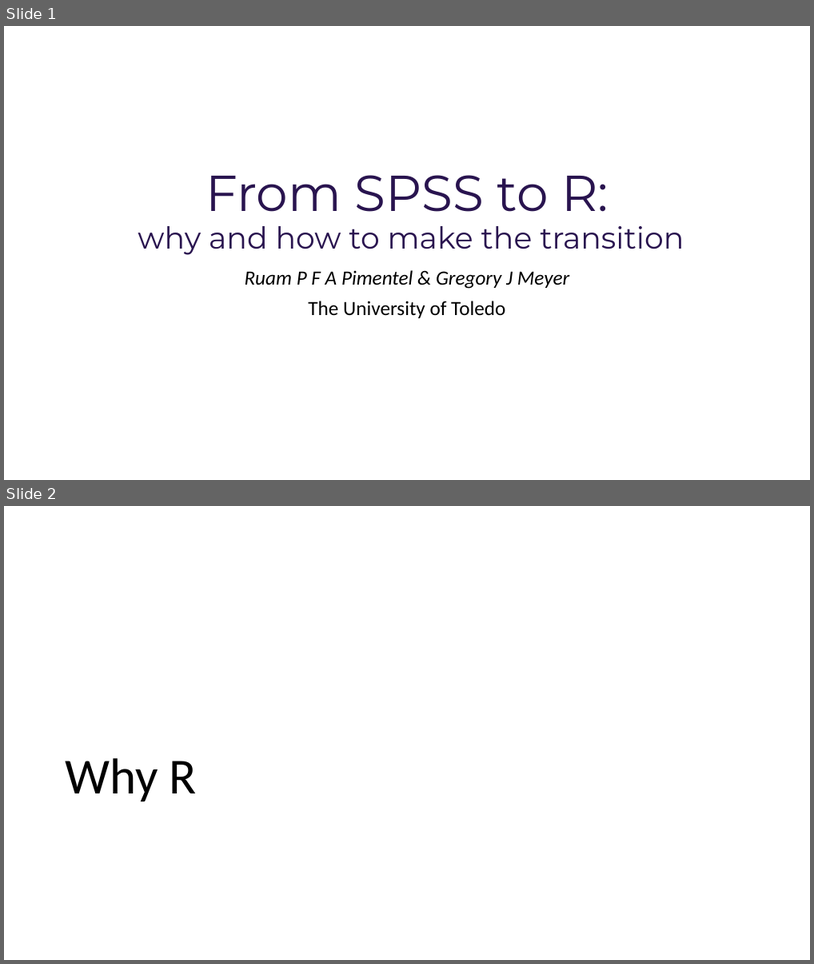
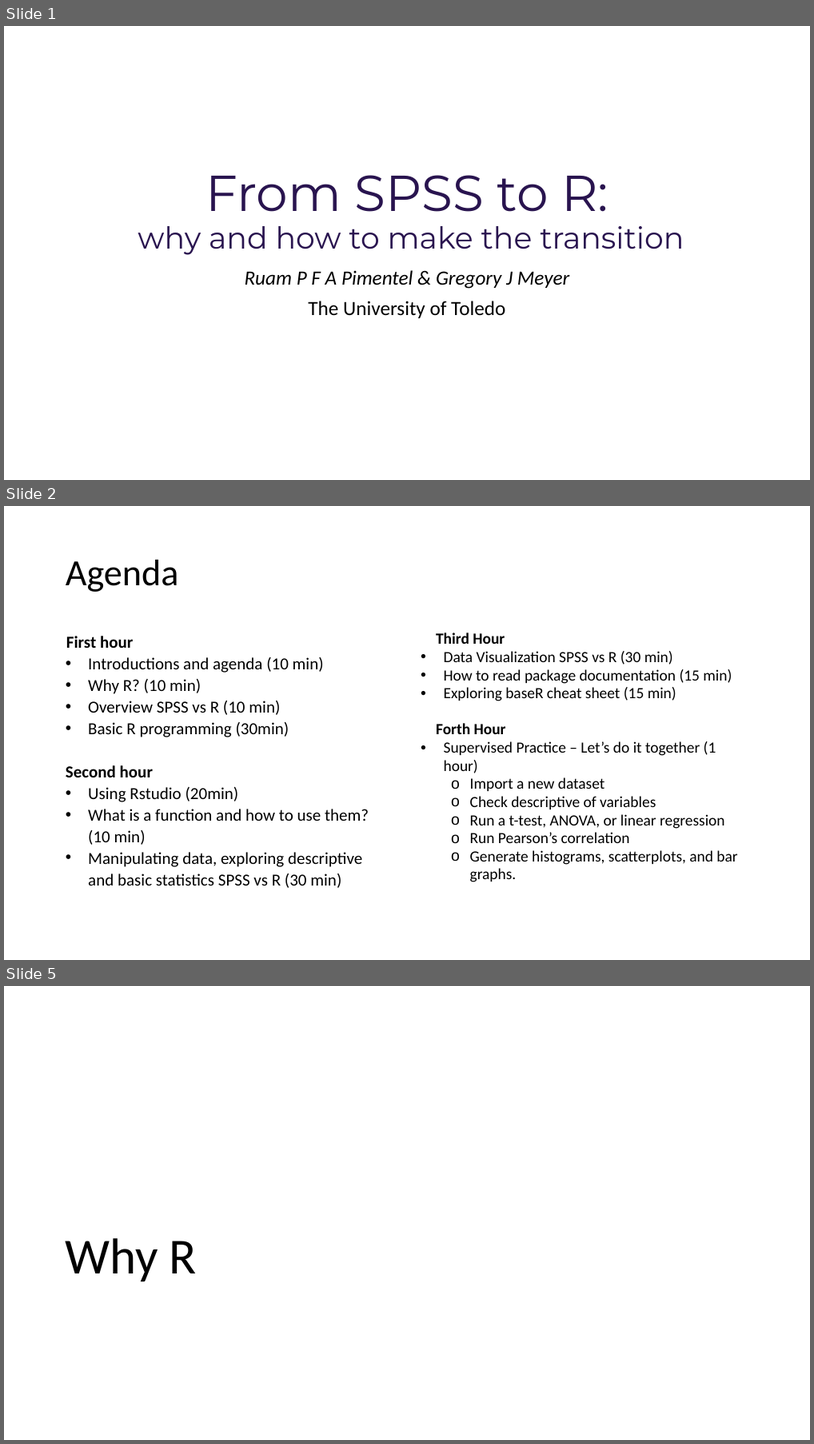
Before and after one commit to ruampimentel/SPSS_to_R, a slide deck: Slides - Data Cleaning.pptx. Shown one above the other, each under a label of ours: slides 1 and 2 before the commit, slides 1, 2 and 5 after it; the slides between them are not shown. The pictures are 814x964 and 814x1444 pixels, drawn with LibreOffice and Linux fonts; fonts in the diff are those of the drawing. Boxes give left, top, right and bottom in pixels: in the first picture for what was removed or moved away, otherwise in the second. Text is boxed around its words. In the diff, an @@ line names an element or a change of style, - is before the commit and + after.

```diff
--- a/Slides - Data Cleaning.pptx
+++ b/Slides - Data Cleaning.pptx
@@ slide 2 added at box(4, 506, 810, 960), background #FFFFFF @@
@@ title added at box(66, 560, 179, 592), 44 pt, text #000000 @@
+Agenda
@@ text added at box(66, 636, 369, 888), 20 pt, text #000000 @@
+First hour
+• Introductions and agenda (10 min)
+• Why R? (10 min)
+• Overview SPSS vs R (10 min)
+• Basic R programming (30min)
+Second hour
+• Using Rstudio (20min)
+• What is a function and how to use them? (10 min)
+• Manipulating data, exploring descriptive and basic statistics SPSS vs R (30 min)
@@ text added at box(436, 632, 738, 882), 18.5 pt, text #000000 @@
+Third Hour
+• Data Visualization SPSS vs R (30 min)
+• How to read package documentation (15 min)
+• Exploring baseR cheat sheet (15 min)
+Forth Hour
+• Supervised Practice – Let’s do it together (1 hour)
+  o Import a new dataset
+  o Check descriptive of variables
+  o Run a t-test, ANOVA, or linear regression
+  o Run Pearson’s correlation
+  o Generate histograms, scatterplots, and bar graphs.
@@ what was slide 2 is now slide 5 @@
```
Also in this commit, not shown: 3 slides changed, 3 other slides added, 8 other files.
